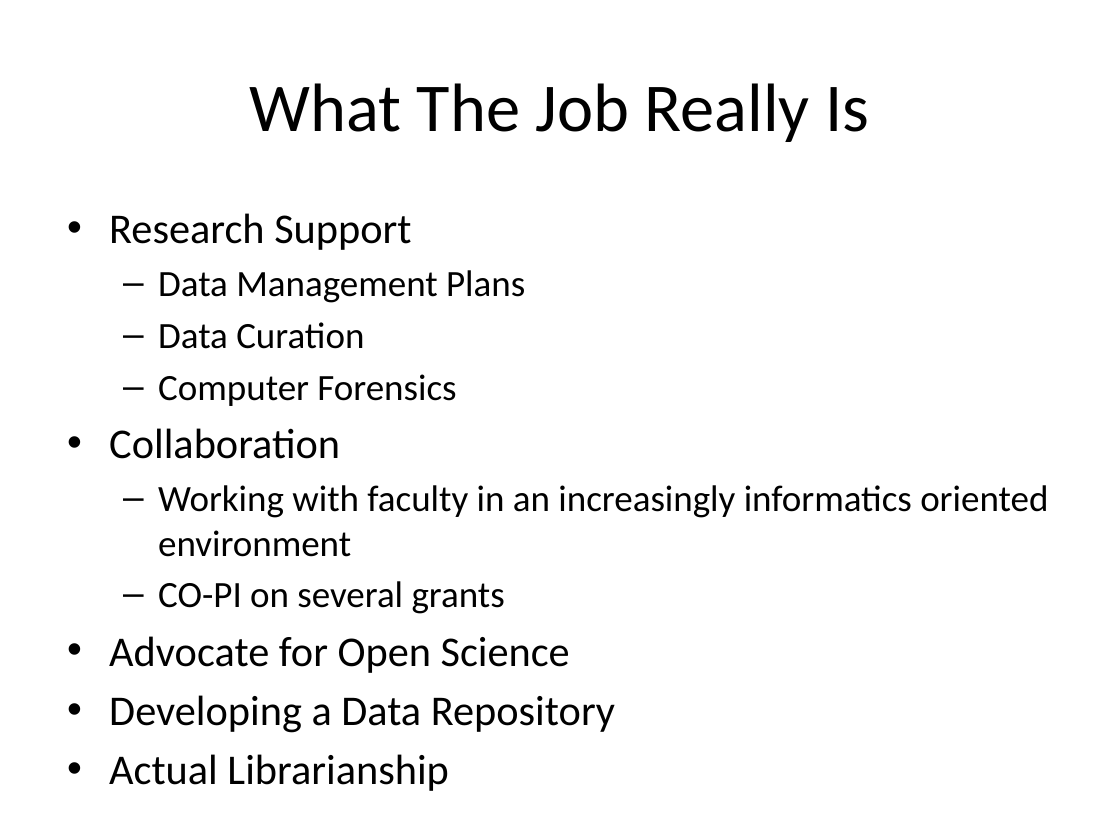
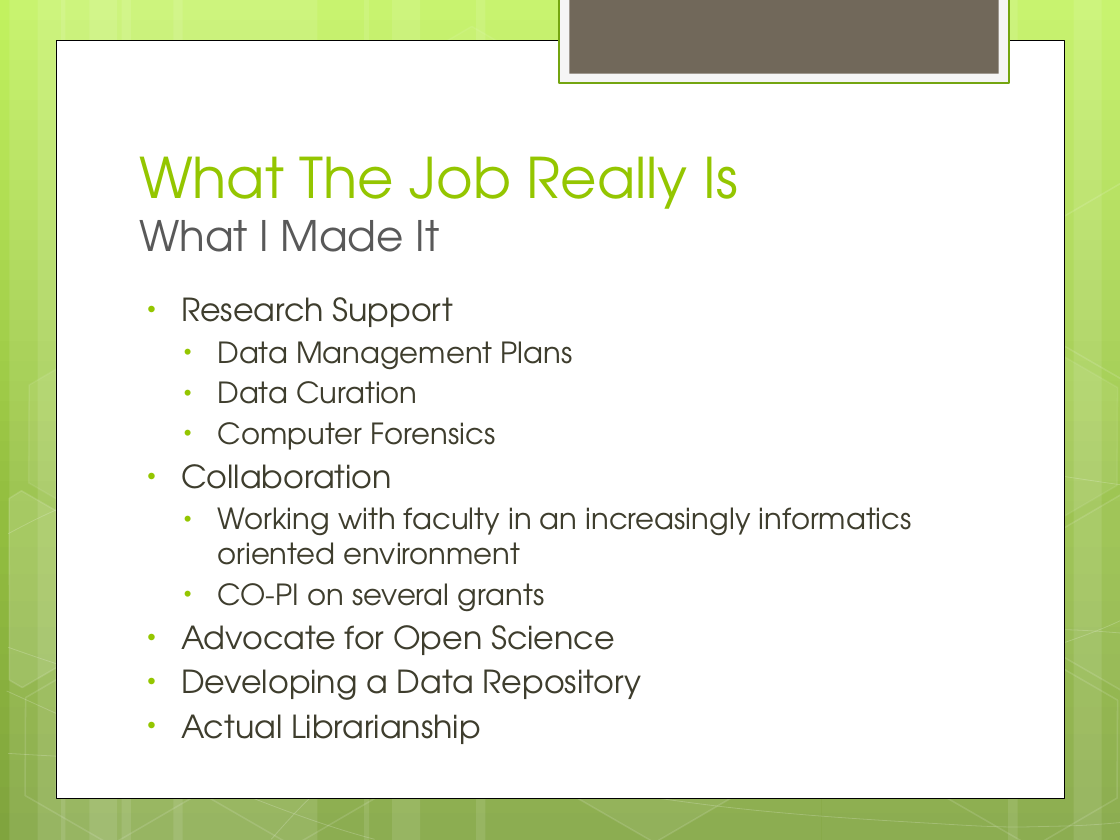
Before and after one commit to zoechao/teaching, a slide deck: slide 14 of maryland-lecture.pptx. Drawn at 1120x840 pixels with LibreOffice and Linux fonts; fonts in the diff are those of the drawing. Boxes give left, top, right and bottom in pixels: in the first picture for what was removed or moved away, otherwise in the second. Text is boxed around its words. In the diff, an @@ line names an element or a change of style, - is before the commit and + after.

```diff
--- a/maryland-lecture.pptx
+++ b/maryland-lecture.pptx
@@ background #FFFFFF to gradient #C3F35F to #93BF3F to #81A53E @@
@@ rectangle added at <box>559,0,1009,83</box>, fill #F5F5F5, outline #74A510 1.25 pt @@
@@ rectangle added at <box>569,0,998,74</box>, fill #71685A @@
@@ rectangle added at <box>56,40,1064,797</box>, fill #FFFFFF, outline #000000 0.5 pt @@
@@ title "What The Job Really Is ..." at <box>139,156,737,252</box>: vertical alignment middle to bottom @@
@@ title at <box>139,156,737,252</box>: text changed; size 44 to 36 pt; font Calibri to TeX Gyre Adventor; text colour #000000 to #94C600 @@
-What The Job Really Is
+What The Job Really Is
+What I Made It
@@ group added at <box>0,0,1120,840</box>: 12 rectangles, 8 freeform shapes, 8 hexagons @@
@@ text "Research Support": place and size @@
-text "Research Support" at <box>109,213,1048,733</box>
+text "Research Support" at <box>181,297,912,700</box>
@@ text "Research Support" at <box>181,297,912,700</box>: size 27.2 to 20.4 pt in "Research Support", "Collaboration", "Advocate for Open Science", "Developing a Data Repository" and 1 more places; font Calibri to TeX Gyre Adventor, text colour #000000 to #3E3D2D; size 23.8 to 18.7 pt in "Data Management Plans", "Data Curation", "Computer Forensics", "Working with faculty in an increasingly informatics ..." and 1 more places; indent changed; less space between paragraphs; bullet – to • @@
```
Also in this commit, not shown: 30 other slides changed, 3 slides added, 3 slides removed.
